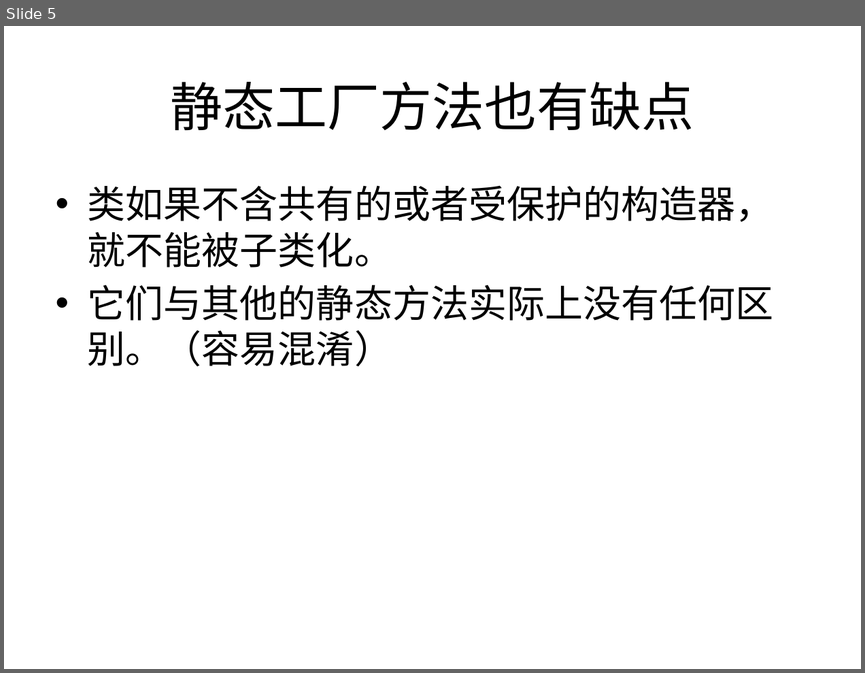
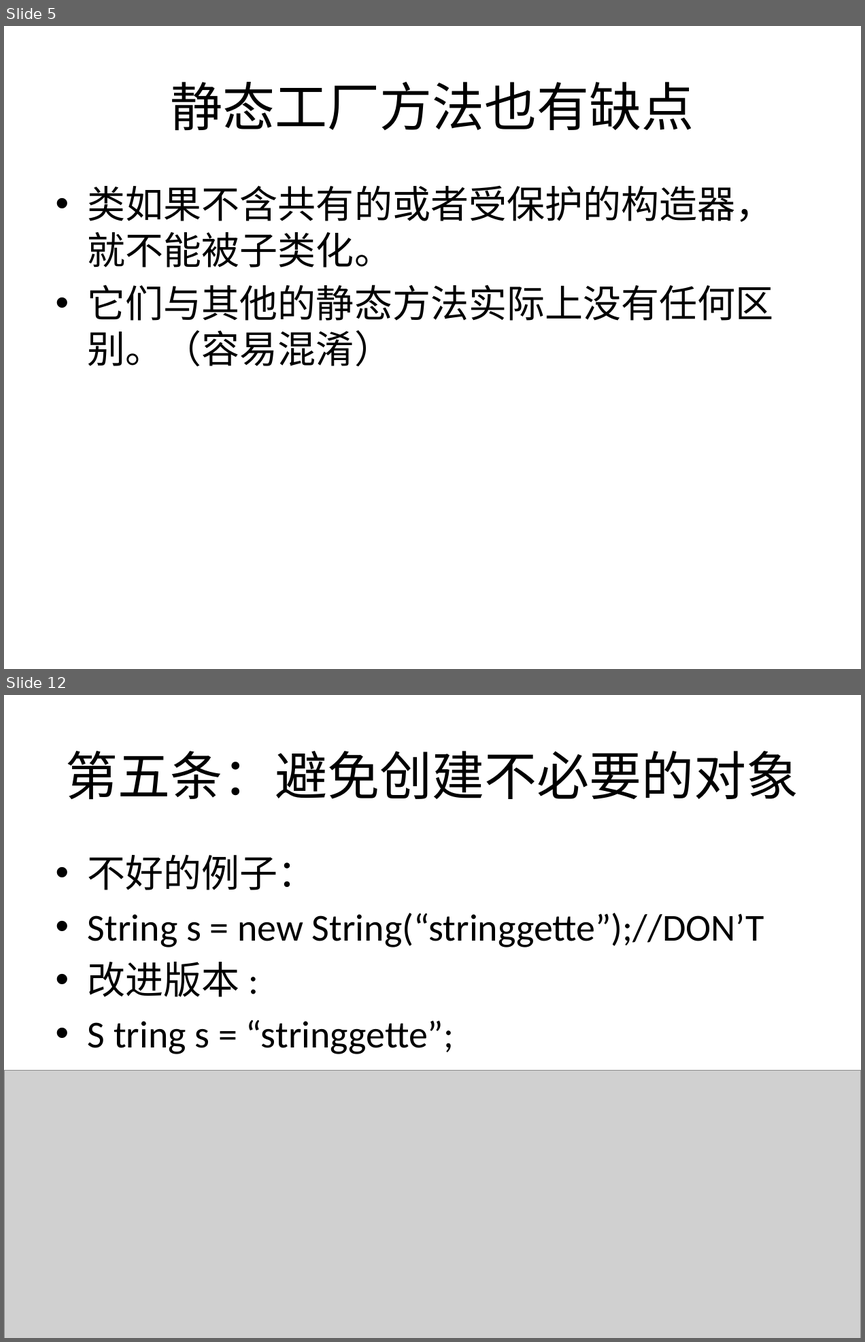
Before and after one commit to li5220008/SSH1, a slide deck: WebRoot/print/effectiveJava学习分享.pptx. Shown one above the other, each under a label of ours: slide 5 before the commit, slides 5 and 12 after it; the slides between them are not shown. The pictures are 865x673 and 865x1342 pixels, drawn with LibreOffice and Linux fonts; fonts in the diff are those of the drawing; grey boxes stand for pictures. Boxes give left, top, right and bottom in pixels: in the first picture for what was removed or moved away, otherwise in the second. Text is boxed around its words. In the diff, an @@ line names an element or a change of style, - is before the commit and + after.

```diff
--- a/WebRoot/print/effectiveJava学习分享.pptx
+++ b/WebRoot/print/effectiveJava学习分享.pptx
@@ slide 12 added at [4,695,861,1338], background #FFFFFF @@
@@ title added at [65,751,798,799], 44 pt, text #000000 @@
+第五条：避免创建不必要的对象
@@ text added at [88,855,764,1054], 32 pt, text #000000 @@
+• 不好的例子：
+• String s = new String(“stringgette”);//DON’T
+• 改进版本 :
+• S tring s = “stringgette”;
@@ picture added at [4,1070,861,1338] @@
```
Also in this commit, not shown: 3 slides changed, 8 other slides added.
